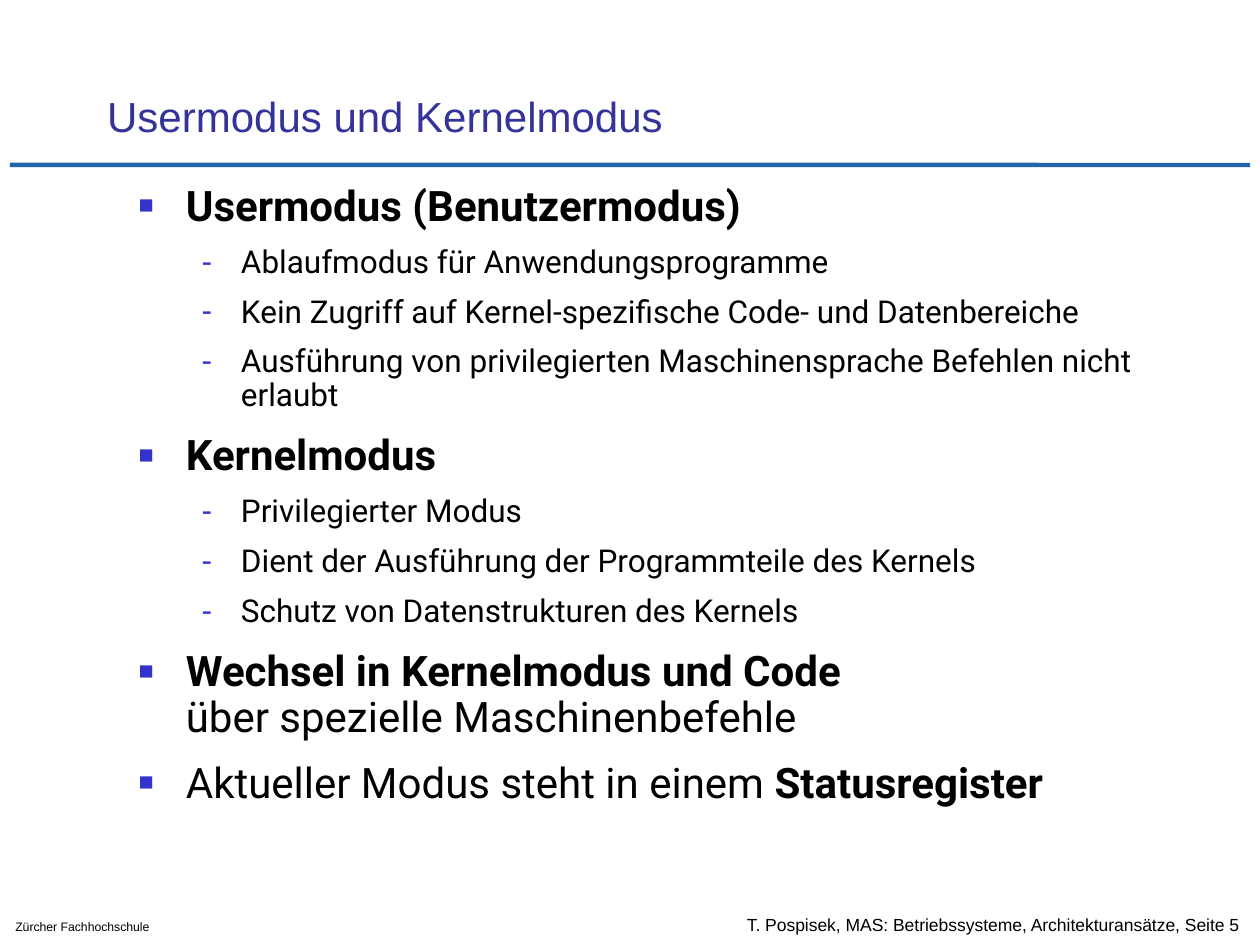
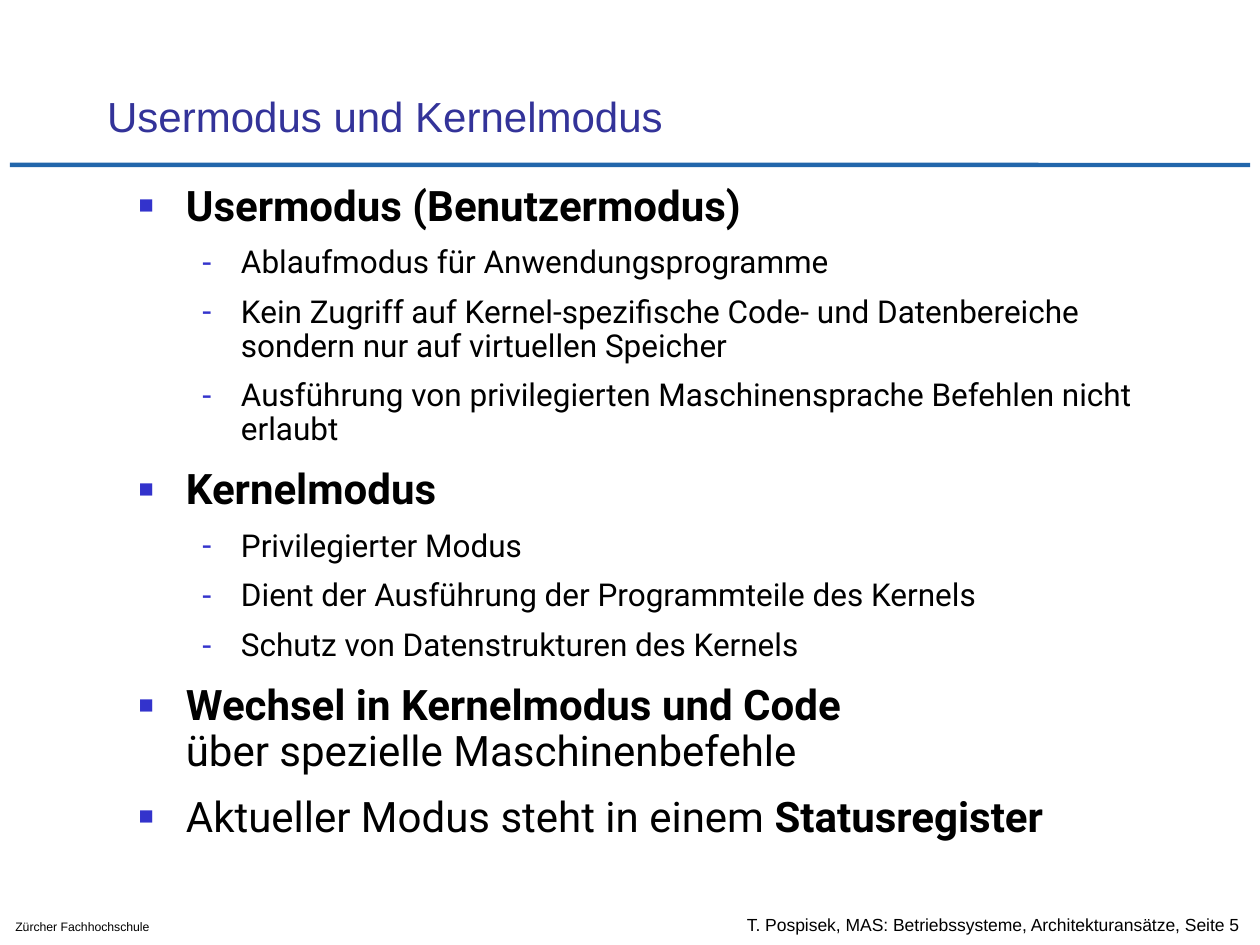
Before and after one commit to tpo/betriebssysteme, a slide deck: slide 5 of 02-2_Architekturansätze.odp. Drawn at 1260x945 pixels with LibreOffice and Linux fonts; fonts in the diff are those of the drawing; background and template pictures are left out. Boxes give left, top, right and bottom in pixels: in the first picture for what was removed or moved away, otherwise in the second. Text is boxed around its words. In the diff, an @@ line names an element or a change of style, - is before the commit and + after.

Commit message:
notiert, dass Userspace in virtuellem Speicher lebt

```diff
--- a/02-2_Architekturansätze.odp
+++ b/02-2_Architekturansätze.odp
@@ text at bbox=[241, 299, 1079, 364]: text changed @@
-  – Kein Zugriff auf Kernel-spezifische Code- und Datenbereiche
+  – Kein Zugriff auf Kernel-spezifische Code- und Datenbereiche sondern nur auf virtuellen Speicher
```
